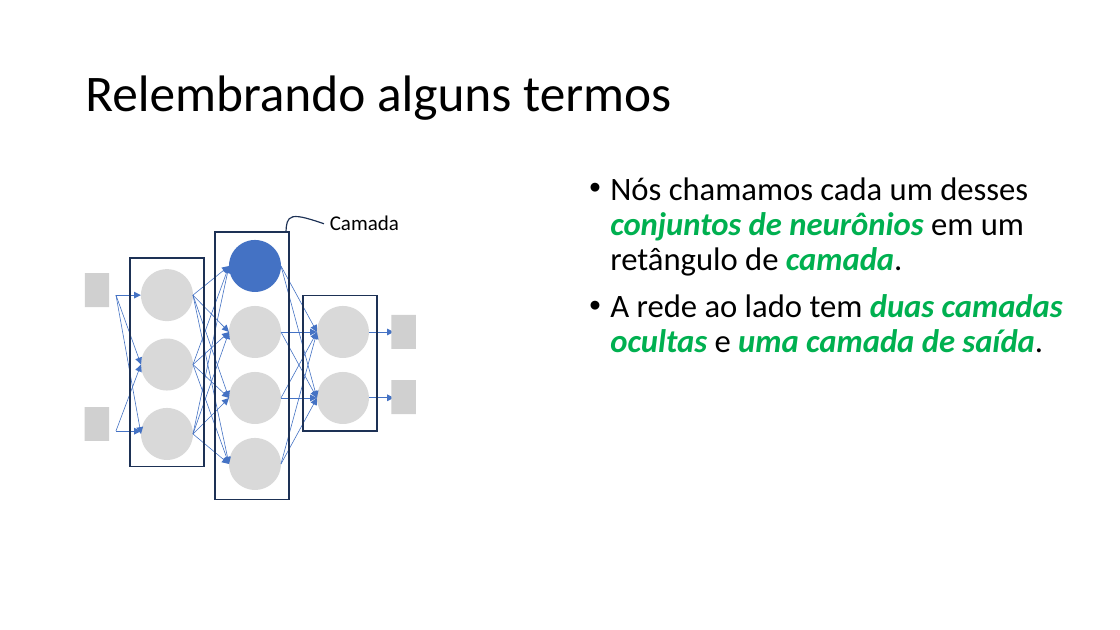
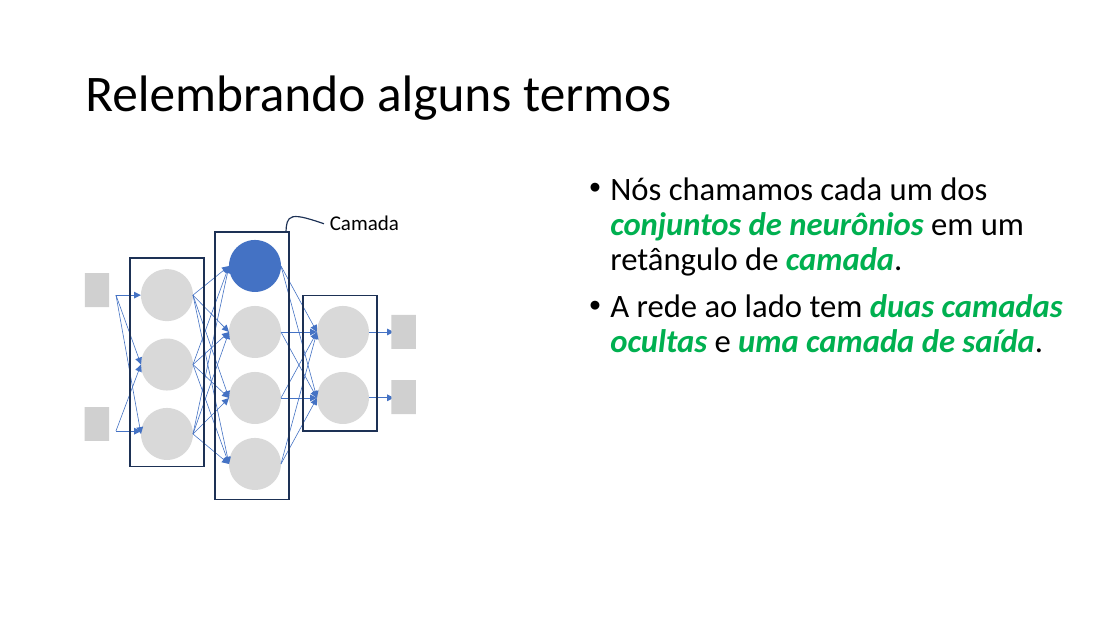
Before and after one commit to zz4fap/tp557-iot-ml, a slide deck: slide 9 of slides/TP557_7_Regressão_com_DNNs_parte_I.pptx. Drawn at 1120x630 pixels with LibreOffice and Linux fonts; fonts in the diff are those of the drawing; grey boxes stand for pictures. Boxes give left, top, right and bottom in pixels: in the first picture for what was removed or moved away, otherwise in the second. Text is boxed around its words. In the diff, an @@ line names an element or a change of style, - is before the commit and + after.

```diff
--- a/slides/TP557_7_Regressão_com_DNNs_parte_I.pptx
+++ b/slides/TP557_7_Regressão_com_DNNs_parte_I.pptx
@@ text at box(610, 177, 1024, 276): text changed @@
-• Nós chamamos cada um desses conjuntos de neurônios em um retângulo de camada.
+• Nós chamamos cada um dos conjuntos de neurônios em um retângulo de camada.
```
Also in this commit, not shown: 11 other slides changed, 1 slide added.
